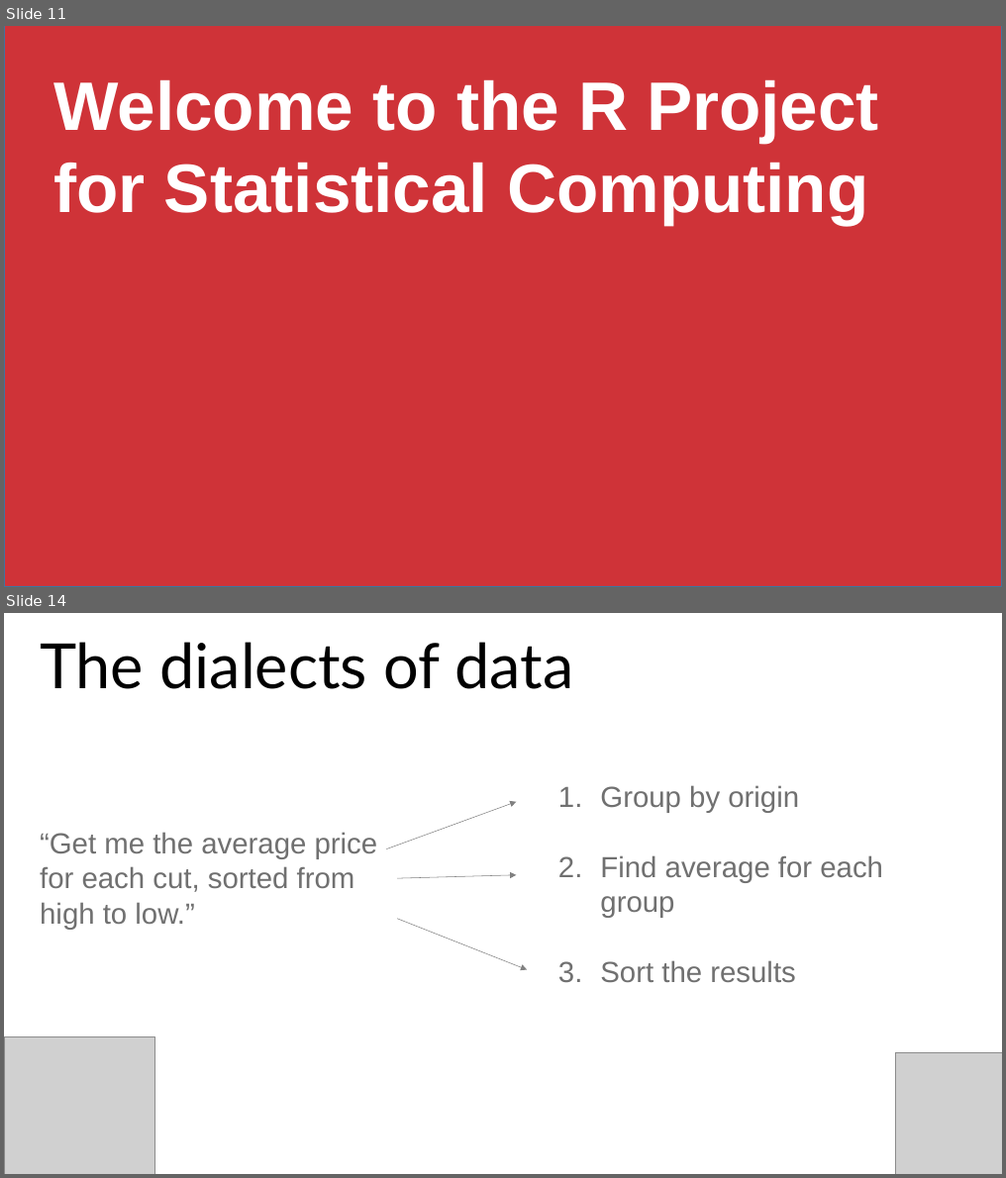
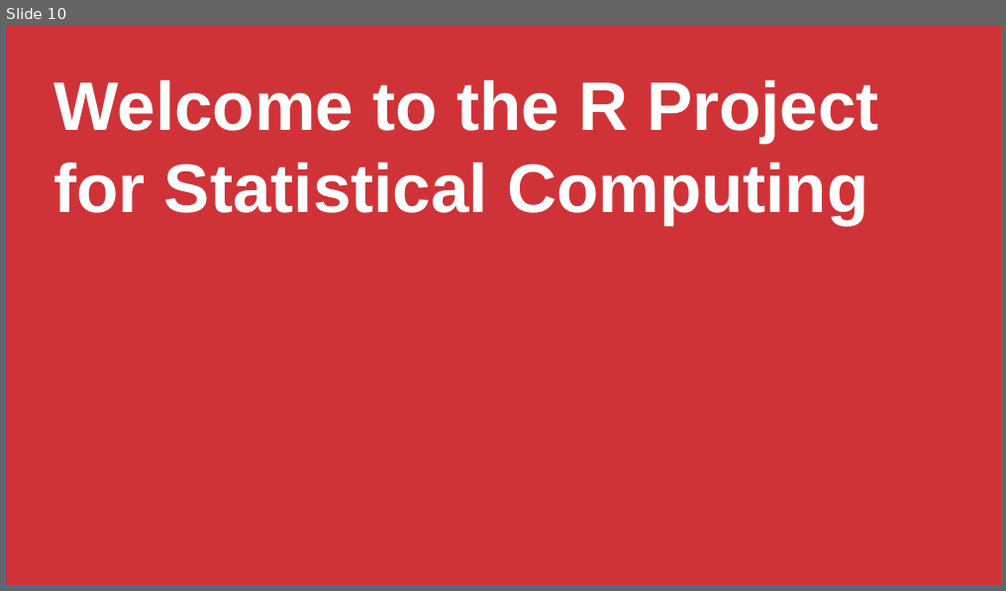
Before and after one commit to stringfestdata/advancing-into-analytics-ps-meetup, a slide deck: advancing-into-analytics-presentation.pptx. Shown one above the other, each under a label of ours: slides 11 and 14 before the commit, slide 10 after it; the slides between them are not shown. The pictures are 1006x1178 and 1006x591 pixels, drawn with LibreOffice and Linux fonts; fonts in the diff are those of the drawing; grey boxes stand for pictures. Boxes give left, top, right and bottom in pixels: in the first picture for what was removed or moved away, otherwise in the second. Text is boxed around its words. In the diff, an @@ line names an element or a change of style, - is before the commit and + after.

```diff
--- a/advancing-into-analytics-presentation.pptx
+++ b/advancing-into-analytics-presentation.pptx
@@ slide 14 removed at [4, 613, 1002, 1174], background #FFFFFF @@
@@ text removed at [40, 642, 573, 689] @@
-The dialects of data
@@ text removed at [600, 785, 883, 982] @@
-1. Group by origin
-2. Find average for each group
-3. Sort the results
@@ arrow removed from (386, 850) to (516, 802) @@
@@ text removed at [40, 832, 378, 929] @@
-“Get me the average price for each cut, sorted from high to low.”
@@ arrow removed from (397, 878) to (516, 875) @@
@@ arrow removed from (397, 919) to (528, 970) @@
@@ picture removed at [4, 1038, 155, 1174] @@
@@ picture removed at [896, 1053, 1002, 1174] @@
@@ what was slide 11 is now slide 10 @@
```
Also in this commit, not shown: 12 slides changed, 6 slides added, 4 other slides removed, 1 other file.
